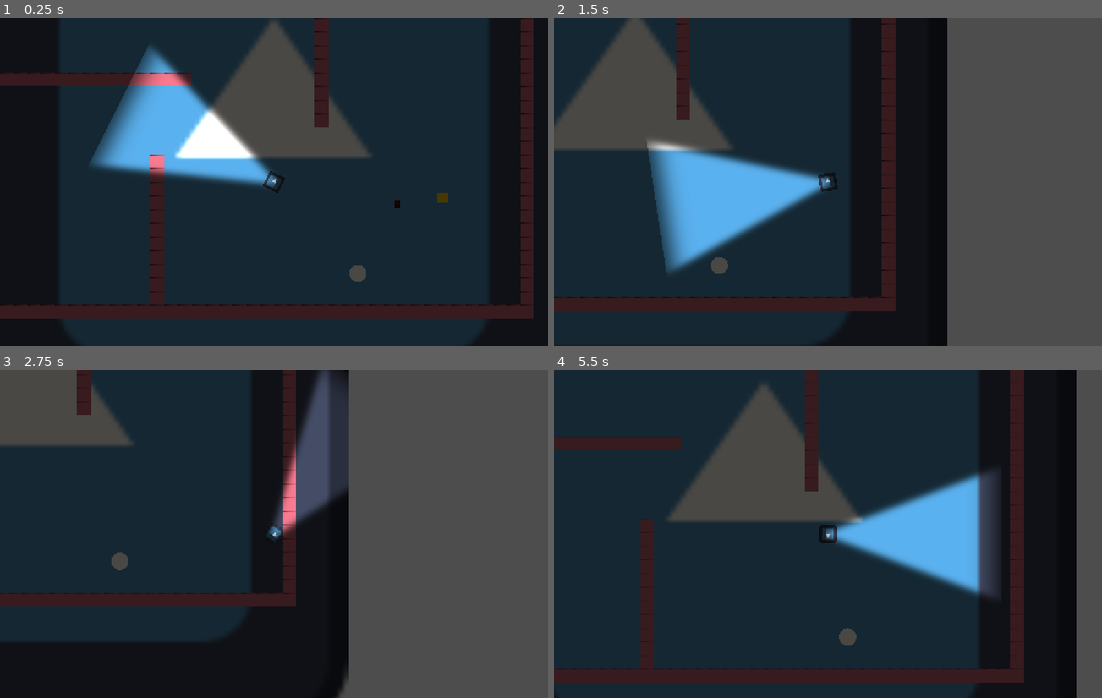
Above: before the commit, frames 1-4 (two rows, left to right).
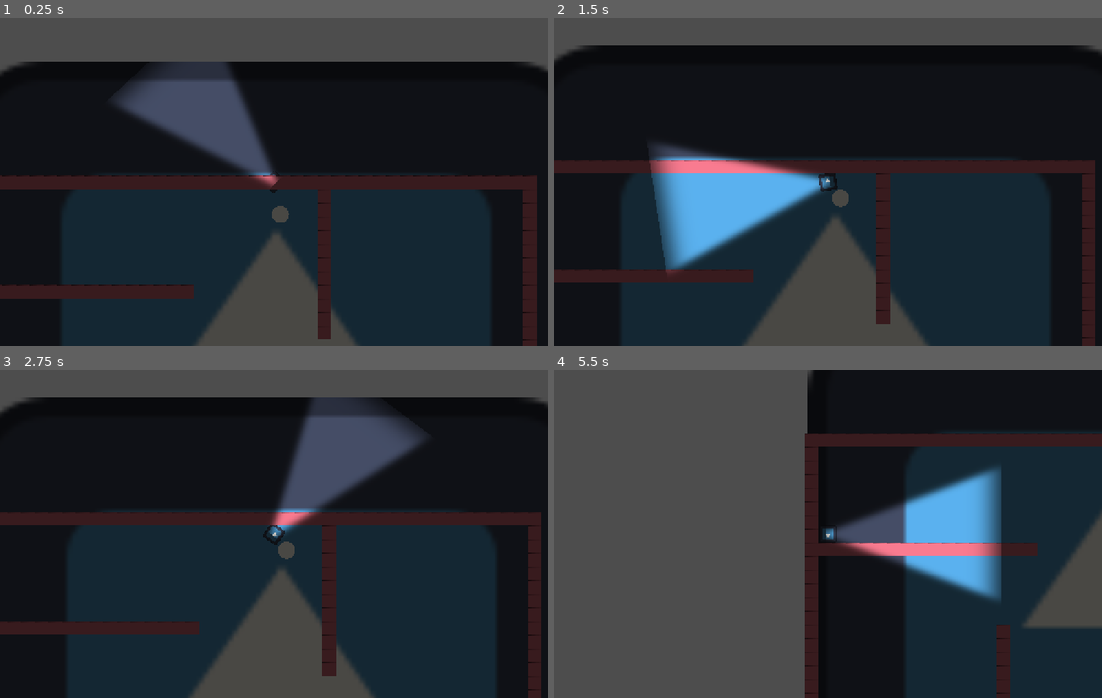
Above: after the commit, the same moments.

Repository: dama33/flashlight-game
Game: Godot game, scene res://level.tscn
Two runs of this game, one before a commit and one after it. Both use one fixed random seed, a clock stepped at 60 frames per second and the inputs below. The engine's default icon, where the game draws it, is replaced by a stand-in: a white triangle on a blue panel in a dark square.
Inputs (mouse positions are in pixels of both pictures, inside the frame that each line leads up to):
- Up to frame 1 (0.25 s): no input
- Up to frame 2 (1.5 s): move the mouse to (948, 165) at 0.52 s; hold D (right) 0.53-1.28 s; move the mouse to (718, 198) at 1.27 s; hold S (down) from 1.28 s (still down)
- Up to frame 3 (2.75 s): move the mouse to (328, 461) at 2.02 s; release S (down) at 2.03 s; hold D (right) from 2.03 s (still down)
- Up to frame 4 (5.5 s): tap Enter at 2.75 s; move the mouse to (800, 599) at 2.77 s; release D (right) at 2.78 s; hold W (up) 2.78-3.53 s; move the mouse to (992, 583) at 3.52 s; hold A (left) 3.53-5.03 s; move the mouse to (663, 484) at 4.27 s; tap Space at 5 s; move the mouse to (855, 534) at 5.02 s; hold S (down) from 5.03 s (still down)

The runs differ from the first frame. In frame 1, 56% of the frame differs, in the area x 0-100%, y 0-100%; in frame 2, 75%; in frame 3, 78%; in frame 4, 79%.
Error before the commit: Cannot call method 'get_used_rect' on a null value. (res://level.gd:16)

Commit message:
Random

Diff:
--- a/level.gd
+++ b/level.gd
@@ -1,9 +1,11 @@
 extends Node2D
 
+@export var monster_scene: PackedScene
+@onready var navigation_region: NavigationRegion2D = $NavigationRegion2D
 const MONSTER_SCENE = preload("res://Monster.tscn")
 # Called when the node enters the scene tree for the first time.
 func _ready() -> void:
-	spawn_monster()
+	spawn_random_monster()
 	pass # Replace with function body.
 @onready var tile_map_layer: TileMapLayer = $TileMapLayer
 
@@ -11,10 +13,19 @@
 # Called every frame. 'delta' is the elapsed time since the previous frame.
 func _process(delta: float) -> void:
 	pass
-func spawn_monster() -> void:
-	var new_monster = MONSTER_SCENE.instantiate()
-	var user_rect:Rect2i = tile_map_layer.get_used_rect()
+func spawn_random_monster() -> void:
+	# Get the navigation map RID
+	var map_rid: RID = navigation_region.get_navigation_map()
 
-	new_monster.position = Vector2(10.0, 10.0)
-	add_child(new_monster)
-	pass
+	# Check if the map is valid
+	if map_rid.is_valid():
+		# Get a random point on the navigation map
+		# Parameters: map_rid, navigation_layers (e.g. 1), uniformly (true/false)
+		var random_position: Vector2 = NavigationServer2D.map_get_random_point(map_rid, 1, false)
+
+		# Instantiate the enemy
+		var enemy = monster_scene.instantiate()
+		enemy.global_position = random_position
+		add_child(enemy)
+
+		# Position the enemy on the navmesh point
--- a/level.tscn
+++ b/level.tscn
@@ -39,6 +39,7 @@
 
 [node name="Node2D" type="Node2D" unique_id=720652374]
 script = ExtResource("1_km5ld")
+monster_scene = ExtResource("7_n6hdu")
 
 [node name="CanvasModulate" type="CanvasModulate" parent="." unique_id=2037092492]
 color = Color(0.28688657, 0.28111443, 0.2654864, 1)
@@ -63,8 +64,6 @@
 [node name="SpikeTrap" parent="." unique_id=927160048 instance=ExtResource("6_km5ld")]
 position = Vector2(144, 26)
 
-[node name="Monster" parent="." unique_id=1333855396 instance=ExtResource("7_n6hdu")]
-position = Vector2(98, 107)
 [node name="NavigationRegion2D" type="NavigationRegion2D" parent="." unique_id=881527638]
 navigation_polygon = SubResource("NavigationPolygon_n6hdu")
 
Not shown, changed: assets/Enemy Sprite/Enemy 1.png.import
Not shown, changed: assets/Enemy Sprite/Enemy 2.png.import
Not shown, changed: assets/Enemy Sprite/Enemy 3.png.import
Not shown, changed: assets/Enemy Sprite/Enemy 4.png.import
Not shown, changed: assets/Enemy Sprite/Enemy 5.png.import
Not shown, changed: assets/Enemy Sprite/Enemy 6.png.import
